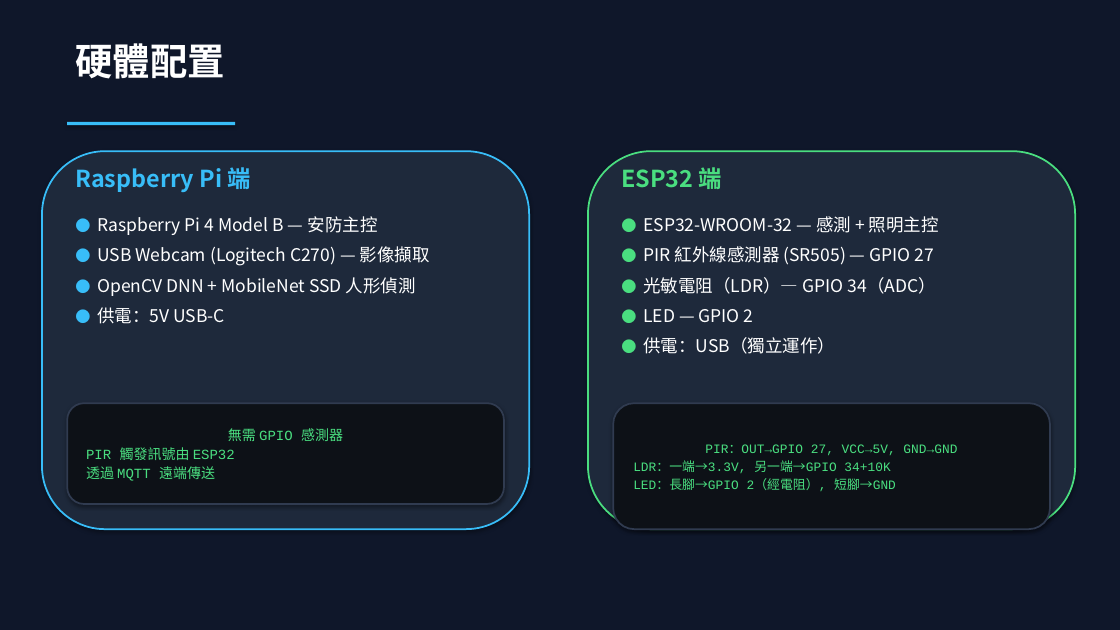
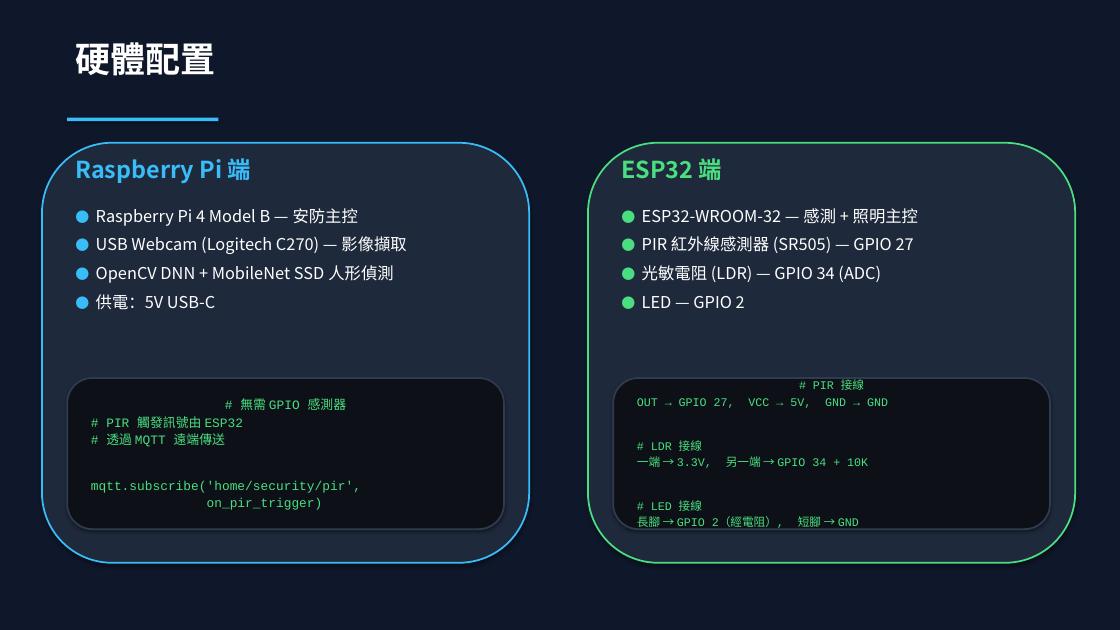
Before and after one commit to Chuck-Huang-yung/AIoT-Security-System, a slide deck: slide 7 of AIoT_期末專題報告.pptx. Drawn at 1120x630 pixels with LibreOffice and Linux fonts; fonts in the diff are those of the drawing. Boxes give left, top, right and bottom in pixels: in the first picture for what was removed or moved away, otherwise in the second. Text is boxed around its words. In the diff, an @@ line names an element or a change of style, - is before the commit and + after.

```diff
--- a/AIoT_期末專題報告.pptx
+++ b/AIoT_期末專題報告.pptx
@@ text "硬體配置" at (x1=75, y1=42, x2=215, y2=76): size 32 to 30 pt @@
@@ rectangle resized from (x1=67, y1=122, x2=235, y2=125) to (x1=67, y1=118, x2=218, y2=121) @@
@@ rounded rectangle resized from (x1=42, y1=151, x2=529, y2=529) to (x1=42, y1=143, x2=529, y2=563) @@
@@ rounded rectangle resized from (x1=588, y1=151, x2=1075, y2=529) to (x1=588, y1=143, x2=1075, y2=563) @@
@@ text "Raspberry Pi 端" moved from (x1=75, y1=163, x2=251, y2=193) to (x1=75, y1=155, x2=251, y2=185) @@
@@ text "ESP32 端" moved from (x1=621, y1=163, x2=722, y2=193) to (x1=621, y1=155, x2=722, y2=185) @@
@@ text "● Raspberry Pi 4 Model ..." moved from (x1=97, y1=216, x2=430, y2=324) to (x1=96, y1=208, x2=406, y2=310) @@
@@ text "● Raspberry Pi 4 Model ..." at (x1=96, y1=208, x2=406, y2=310): size 13 to 12 pt in "●", "●", "●", "●"; size 15 to 14 pt @@
@@ text "● ESP32-WROOM-32 — 感測 + ..." moved from (x1=643, y1=216, x2=939, y2=354) to (x1=642, y1=208, x2=918, y2=308) @@
@@ text at (x1=642, y1=208, x2=918, y2=308): size 13 to 12 pt in "●", "●", "●"; size 15 to 14 pt in "ESP32-WROOM-32 — 感測 + 照明主控", "PIR 紅外線感測器 (SR505) — GPIO 27", "LED — GPIO 2" @@
@@ text at (x1=642, y1=265, x2=881, y2=282): text changed; size 15 to 14 pt @@
-● 光敏電阻（LDR）— GPIO 34（ADC）
+● 光敏電阻 (LDR) — GPIO 34 (ADC)
@@ text at (x1=643, y1=337, x2=835, y2=354): paragraph removed @@
-● 供電：USB（獨立運作）
@@ rounded rectangle "# 無需 GPIO 感測器" resized from (x1=67, y1=403, x2=504, y2=504) to (x1=67, y1=378, x2=504, y2=529) @@
@@ rounded rectangle "# PIR 接線" resized from (x1=613, y1=403, x2=1050, y2=529) to (x1=613, y1=378, x2=1050, y2=529) @@
@@ text in rounded rectangle at (x1=91, y1=398, x2=361, y2=510): text changed; size 12 to 11 pt @@
-無需 GPIO 感測器
-PIR 觸發訊號由 ESP32
-透過 MQTT 遠端傳送
+# 無需 GPIO 感測器
+# PIR 觸發訊號由 ESP32
+# 透過 MQTT 遠端傳送
+mqtt.subscribe('home/security/pir',
+on_pir_trigger)
@@ text in rounded rectangle at (x1=637, y1=398, x2=868, y2=530): text changed; size 11 to 10 pt @@
-PIR：OUT→GPIO 27, VCC→5V, GND→GND
-LDR：一端→3.3V, 另一端→GPIO 34+10K
-LED：長腳→GPIO 2（經電阻）, 短腳→GND
+# PIR 接線
+OUT → GPIO 27, VCC → 5V, GND → GND
+# LDR 接線
+一端 → 3.3V, 另一端 → GPIO 34 + 10K
+# LED 接線
+長腳 → GPIO 2（經電阻）, 短腳 → GND
```
Also in this commit, not shown: 15 other slides changed, 2 other files.
